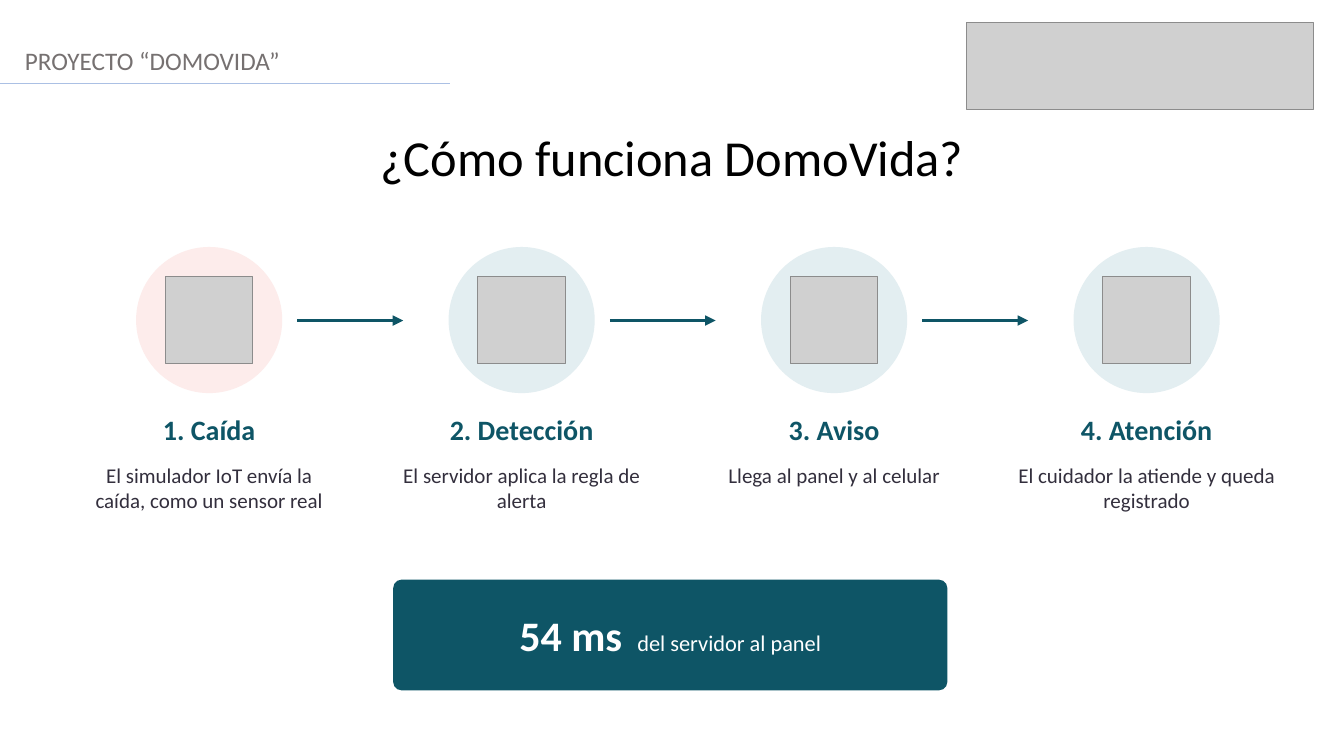
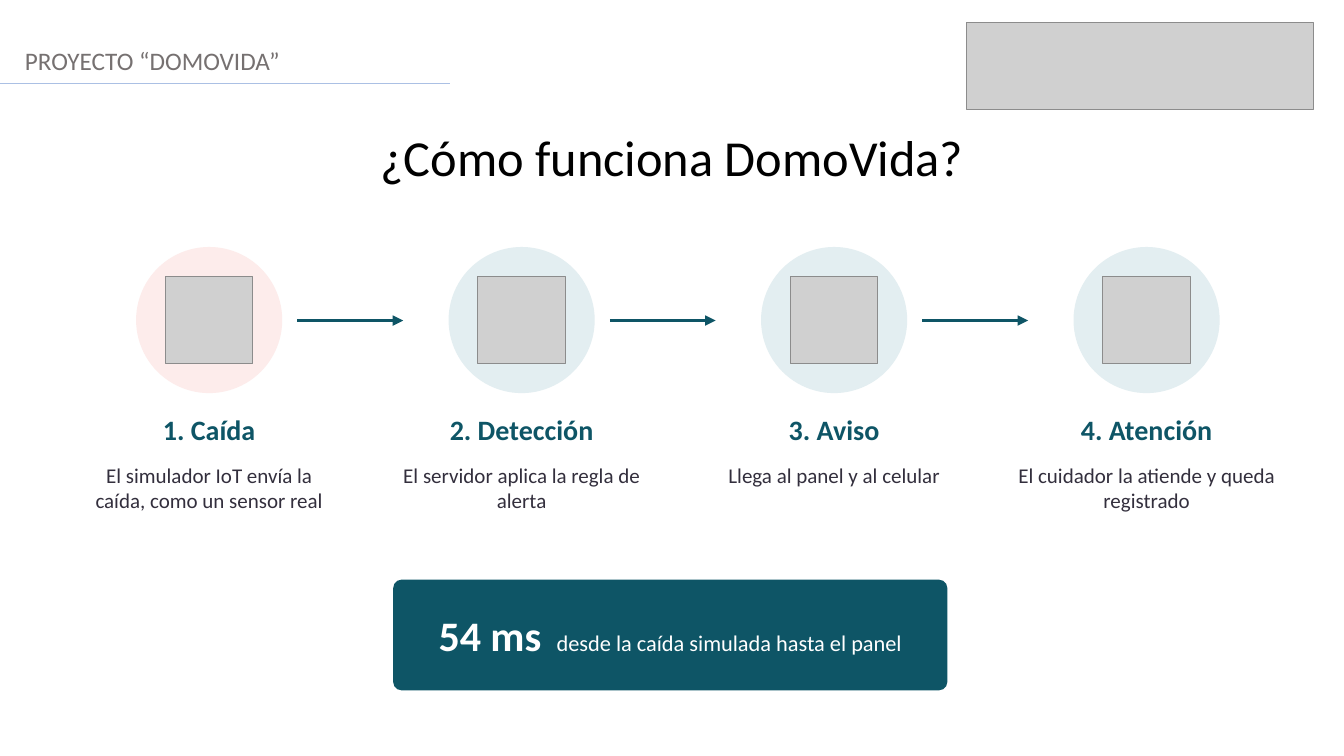
Before and after one commit to AndresVergara74/domovida-backend, a slide deck: slide 4 of docs/fase2/evidencias_proyecto/presentacion/VERGARA_ANDRES_Presentacion_Proyecto_APT_DomoVida.pptx. Drawn at 1344x756 pixels with LibreOffice and Linux fonts; fonts in the diff are those of the drawing; grey boxes stand for pictures. Boxes give left, top, right and bottom in pixels: in the first picture for what was removed or moved away, otherwise in the second. Text is boxed around its words. In the diff, an @@ line names an element or a change of style, - is before the commit and + after.

```diff
--- a/docs/fase2/evidencias_proyecto/presentacion/VERGARA_ANDRES_Presentacion_Proyecto_APT_DomoVida.pptx
+++ b/docs/fase2/evidencias_proyecto/presentacion/VERGARA_ANDRES_Presentacion_Proyecto_APT_DomoVida.pptx
@@ text in rounded rectangle at [439,623,901,655]: text changed @@
-54 ms del servidor al panel
+54 ms desde la caída simulada hasta el panel
```
Also in this commit, not shown: 4 other slides changed, 4 other files.
